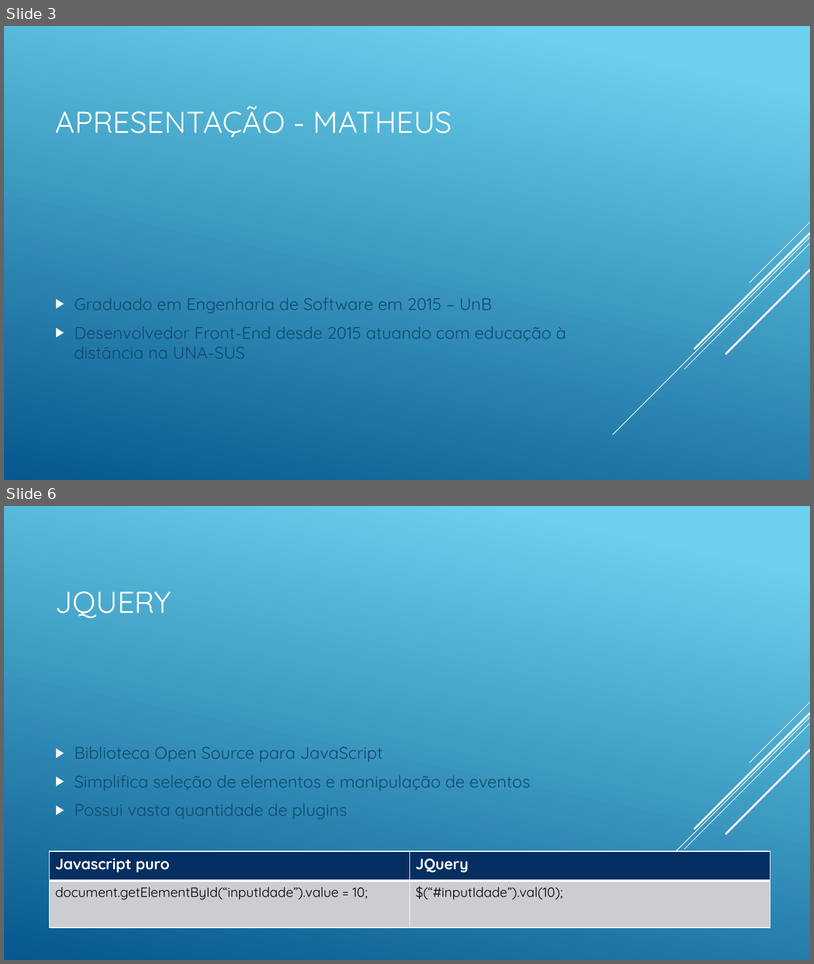
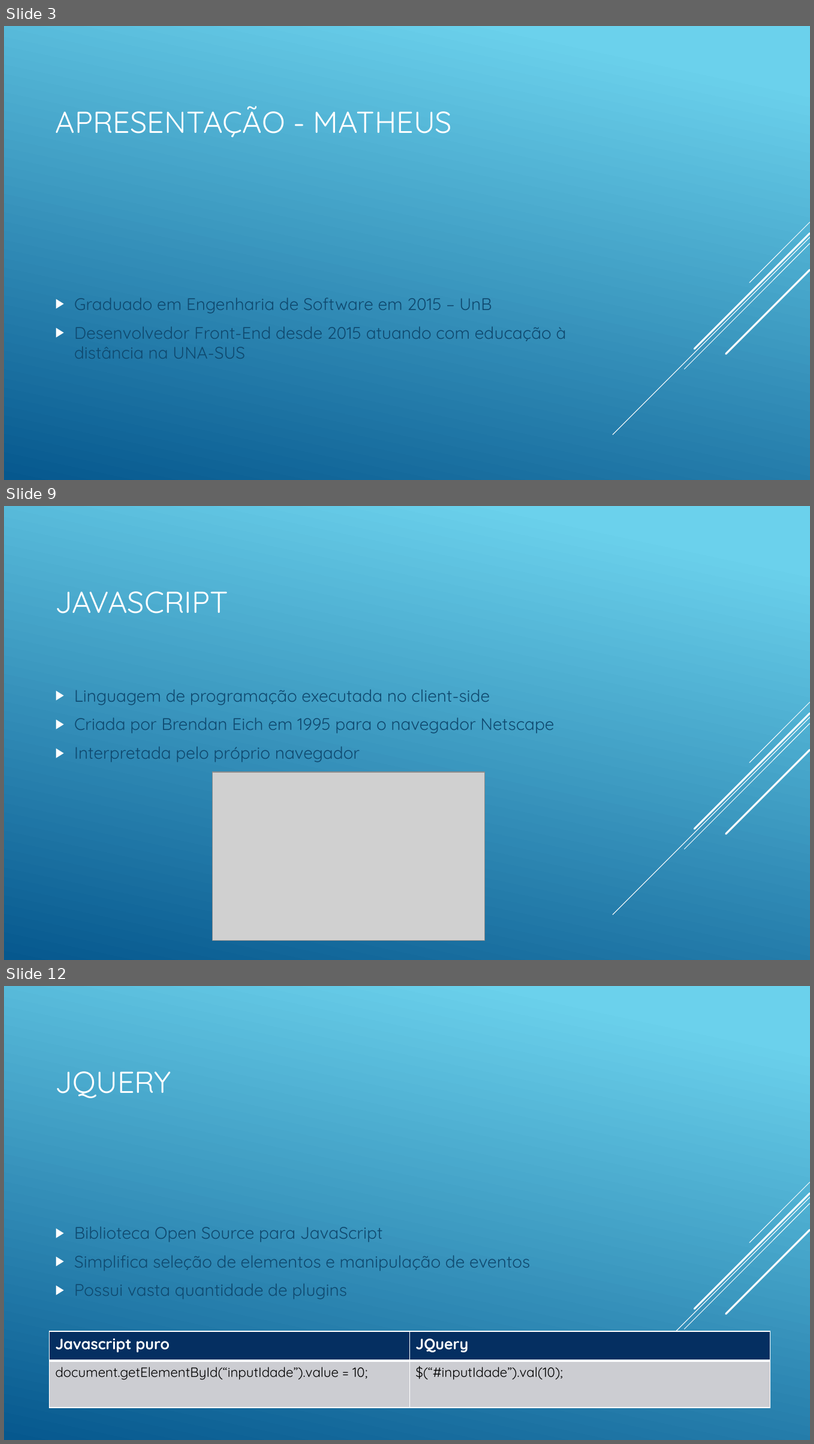
Before and after one commit to matheustristao/AulaFrontEnd, a slide deck: front-end.pptx. Shown one above the other, each under a label of ours: slides 3 and 6 before the commit, slides 3, 9 and 12 after it; the slides between them are not shown. The pictures are 814x964 and 814x1444 pixels, drawn with LibreOffice and Linux fonts; fonts in the diff are those of the drawing; grey boxes stand for pictures. Boxes give left, top, right and bottom in pixels: in the first picture for what was removed or moved away, otherwise in the second. Text is boxed around its words. In the diff, an @@ line names an element or a change of style, - is before the commit and + after.

```diff
--- a/front-end.pptx
+++ b/front-end.pptx
@@ slide 9 added at (x1=4, y1=506, x2=810, y2=960), background gradient #6ED2EB to #06588E; not listed: 5 template elements that a slide beside it also shows @@
@@ title added at (x1=56, y1=591, x2=229, y2=613), 36 pt, text #FFFFFF @@
+JAVASCRIPT
@@ text added at (x1=74, y1=689, x2=555, y2=762), 20 pt, text #0F496F @@
+▶ Linguagem de programação executada no client-side
+▶ Criada por Brendan Eich em 1995 para o navegador Netscape
+▶ Interpretada pelo próprio navegador
@@ picture added at (x1=213, y1=772, x2=485, y2=940) @@
@@ what was slide 6 is now slide 12 @@
```
Also in this commit, not shown: 1 slide changed, 7 other slides added, 1 slide removed, 1 other file.
